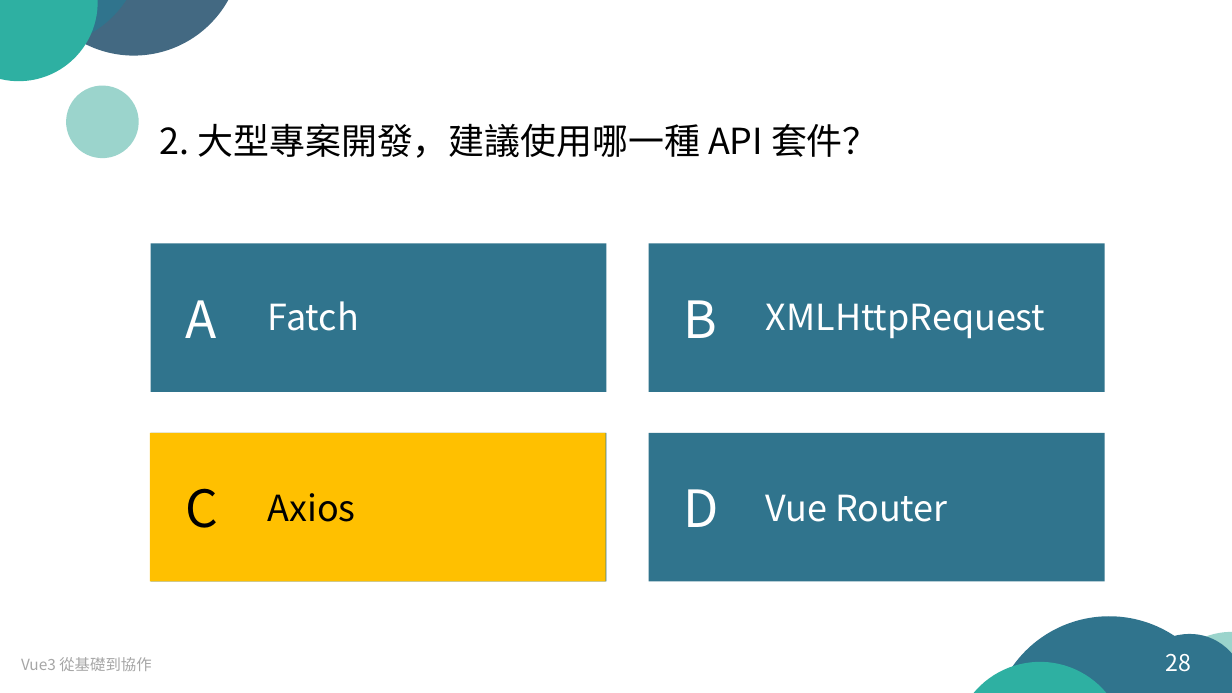
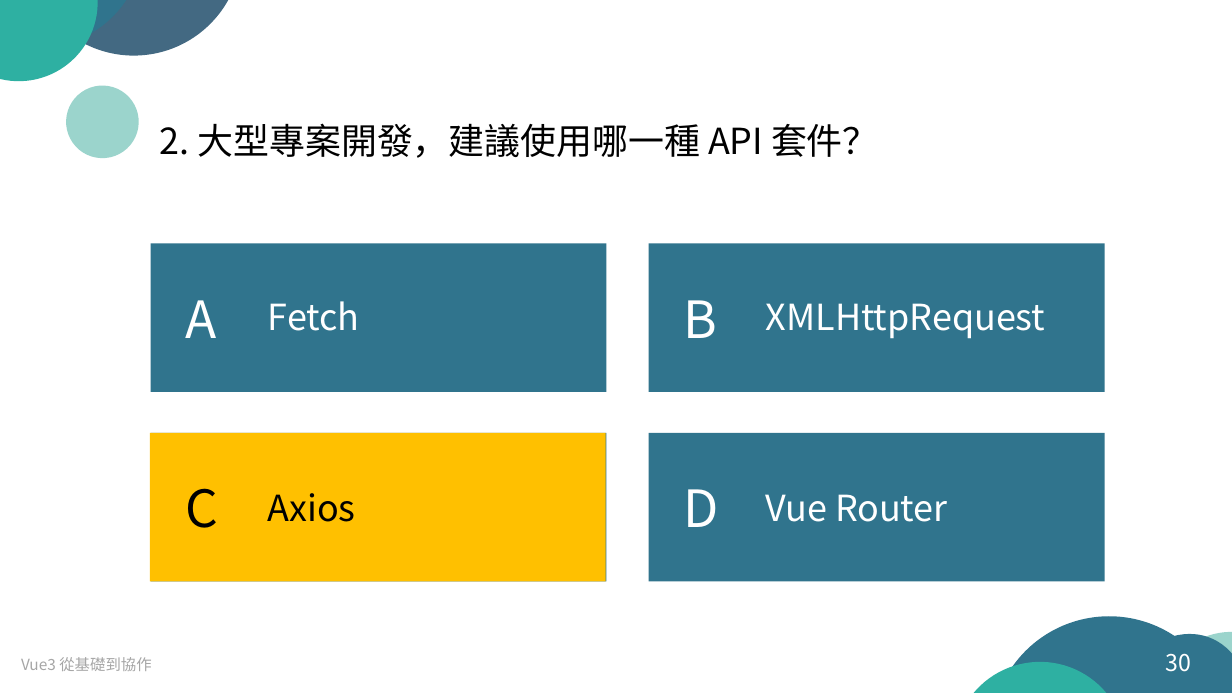
Before and after one commit to arx827/myDrive, a slide deck: slide 30 of Vue.js 從基礎到協作.pptx (slide 28 before the commit). Drawn at 1232x693 pixels with LibreOffice and Linux fonts; fonts in the diff are those of the drawing. Boxes give left, top, right and bottom in pixels: in the first picture for what was removed or moved away, otherwise in the second. Text is boxed around its words. In the diff, an @@ line names an element or a change of style, - is before the commit and + after.

```diff
--- a/Vue.js 從基礎到協作.pptx
+++ b/Vue.js 從基礎到協作.pptx
@@ text at [268,301,360,331]: text changed @@
-Fatch
+Fetch
@@ page number at [1166,653,1192,672]: text changed @@
-28
+30
```
Also in this commit, not shown: 9 other slides changed, 2 slides added.
